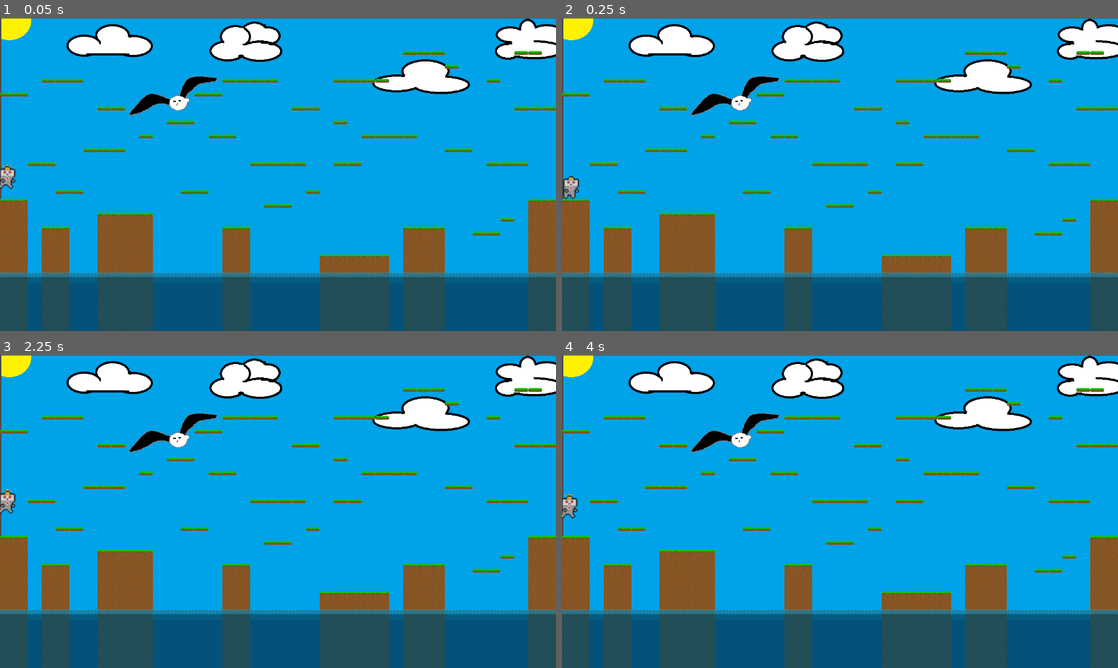
Above: before the commit, frames 1-4 (two rows, left to right).
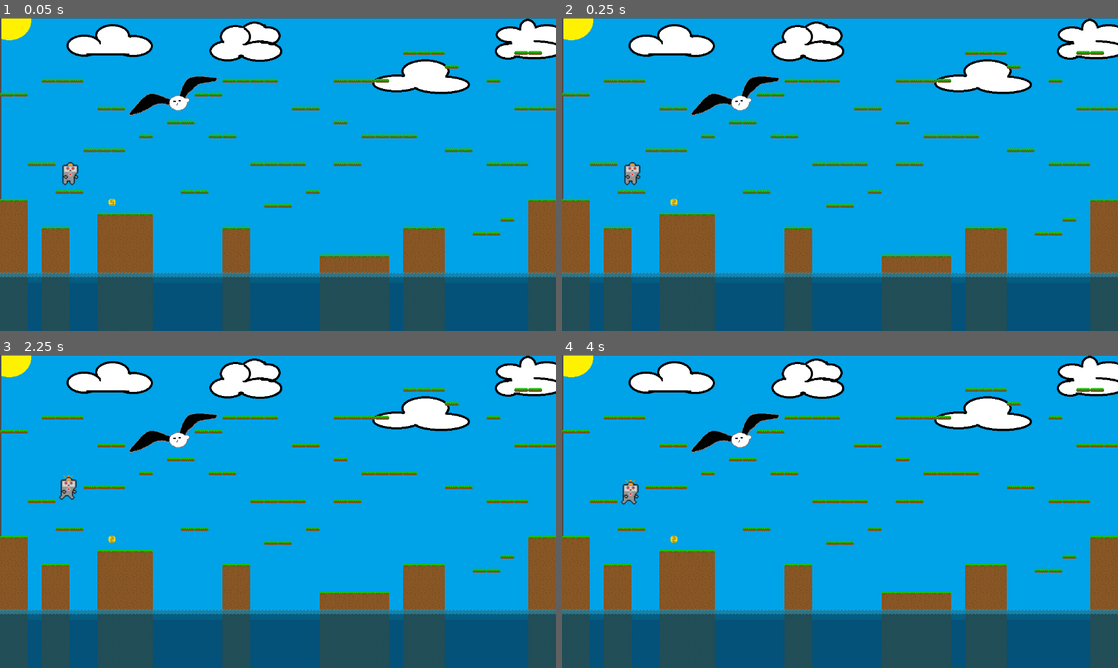
Above: after the commit, the same moments.

Repository: VjjT/gamejamtiimi7
Game: Godot game, scene res://level/main.tscn
Two runs of this game, one before a commit and one after it. Both use one fixed random seed, a clock stepped at 60 frames per second and the inputs below.
Inputs:
- Up to frame 1 (0.05 s): no input
- Up to frame 2 (0.25 s): no input
- Up to frame 3 (2.25 s): tap Enter at 0.5 s; tap Space at 2 s
- Up to frame 4 (4 s): tap Enter at 3.5 s

The runs differ from the first frame. In frame 1, 0.4% of the frame differs, in the area x 0-21%, y 46-60%; in frame 2, 0.4%; in frame 3, 0.4%; in frame 4, 0.4%, in the area x 0-21%, y 39-60%.

Commit message:
Lisätty kolikko peliin ja pistelasku.

Diff:
--- /dev/null
+++ b/tiimi-7-gamejam/kolikko/coin.gd
@@ -0,0 +1,9 @@
+extends Area2D
+
+func _ready():
+	body_entered.connect(_on_body_entered)
+
+func _on_body_entered(body):
+	if body.name == "pelaaja":
+		body.add_score(1)
+		queue_free()  # poistaa koliko
--- /dev/null
+++ b/tiimi-7-gamejam/kolikko/coin.tscn
@@ -0,0 +1,40 @@
+[gd_scene load_steps=7 format=3 uid="uid://dv0oxehh2jdh7"]
+
+[ext_resource type="Script" uid="uid://cd6yae3r1u5j0" path="res://kolikko/coin.gd" id="1_0t63x"]
+[ext_resource type="Texture2D" uid="uid://bdh2fk3twksb0" path="res://kolikko/kolikko.png" id="1_d5gmh"]
+
+[sub_resource type="CircleShape2D" id="CircleShape2D_d5gmh"]
+radius = 12.206555
+
+[sub_resource type="AtlasTexture" id="AtlasTexture_0t63x"]
+atlas = ExtResource("1_d5gmh")
+region = Rect2(0, 0, 32, 32)
+
+[sub_resource type="AtlasTexture" id="AtlasTexture_v7riw"]
+atlas = ExtResource("1_d5gmh")
+region = Rect2(0, 32, 32, 32)
+
+[sub_resource type="SpriteFrames" id="SpriteFrames_pdq0q"]
+animations = [{
+"frames": [{
+"duration": 1.0,
+"texture": SubResource("AtlasTexture_0t63x")
+}, {
+"duration": 1.0,
+"texture": SubResource("AtlasTexture_v7riw")
+}],
+"loop": true,
+"name": &"default",
+"speed": 5.0
+}]
+
+[node name="coin" type="Area2D"]
+script = ExtResource("1_0t63x")
+
+[node name="CollisionShape2D" type="CollisionShape2D" parent="."]
+shape = SubResource("CircleShape2D_d5gmh")
+
+[node name="AnimatedSprite2D" type="AnimatedSprite2D" parent="."]
+scale = Vector2(0.5, 0.5)
+sprite_frames = SubResource("SpriteFrames_pdq0q")
+autoplay = "default"
--- a/tiimi-7-gamejam/level/main.tscn
+++ b/tiimi-7-gamejam/level/main.tscn
@@ -1,8 +1,9 @@
-[gd_scene load_steps=4 format=4 uid="uid://ddwgfcpabegla"]
+[gd_scene load_steps=5 format=4 uid="uid://ddwgfcpabegla"]
 
 [ext_resource type="Texture2D" uid="uid://fy6nk5vcwcjg" path="res://taustakuva/pelitausta.png" id="1_0ukcc"]
 [ext_resource type="TileSet" uid="uid://celmanpeemho8" path="res://level/scane/leveltiles.tres" id="1_414cb"]
-[ext_resource type="PackedScene" uid="uid://4dtjqnqftuu" path="res://pelaaja/pelaaja.tscn" id="3_nt2wp"]
+[ext_resource type="PackedScene" uid="uid://blt22gdd82uj3" path="res://pelaaja/pelaaja.tscn" id="3_nt2wp"]
+[ext_resource type="PackedScene" uid="uid://dv0oxehh2jdh7" path="res://kolikko/coin.tscn" id="4_qh04p"]
 
 [node name="main" type="Node2D"]
 
@@ -22,4 +23,7 @@
 tile_set = ExtResource("1_414cb")
 
 [node name="pelaaja" parent="." instance=ExtResource("3_nt2wp")]
-position = Vector2(20, 375)
+position = Vector2(161, 373)
+
+[node name="coin" parent="." instance=ExtResource("4_qh04p")]
+position = Vector2(258, 424)
--- a/tiimi-7-gamejam/pelaaja/pelaaja.tscn
+++ b/tiimi-7-gamejam/pelaaja/pelaaja.tscn
@@ -1,9 +1,13 @@
-[gd_scene load_steps=8 format=3 uid="uid://4dtjqnqftuu"]
+[gd_scene load_steps=8 format=3 uid="uid://blt22gdd82uj3"]
 
 [ext_resource type="Texture2D" uid="uid://chtulh072ekve" path="res://pelaaja/pelaaja.png" id="1_1tdaa"]
 
 [sub_resource type="GDScript" id="GDScript_1tdaa"]
 script/source = "extends CharacterBody2D
+var score = 0
+func add_score(amount):
+	score += amount
+	print(score)
 
 const SPEED = 200.0
 const JUMP_VELOCITY = -300.0
@@ -48,6 +52,7 @@
 	# Flip sprite based on direction
 	if direction != 0:
 		sprite.flip_h = direction < 0
+
 "
 
 [sub_resource type="RectangleShape2D" id="RectangleShape2D_1tdaa"]
Not shown, added: tiimi-7-gamejam/kolikko/coin.gd.uid
